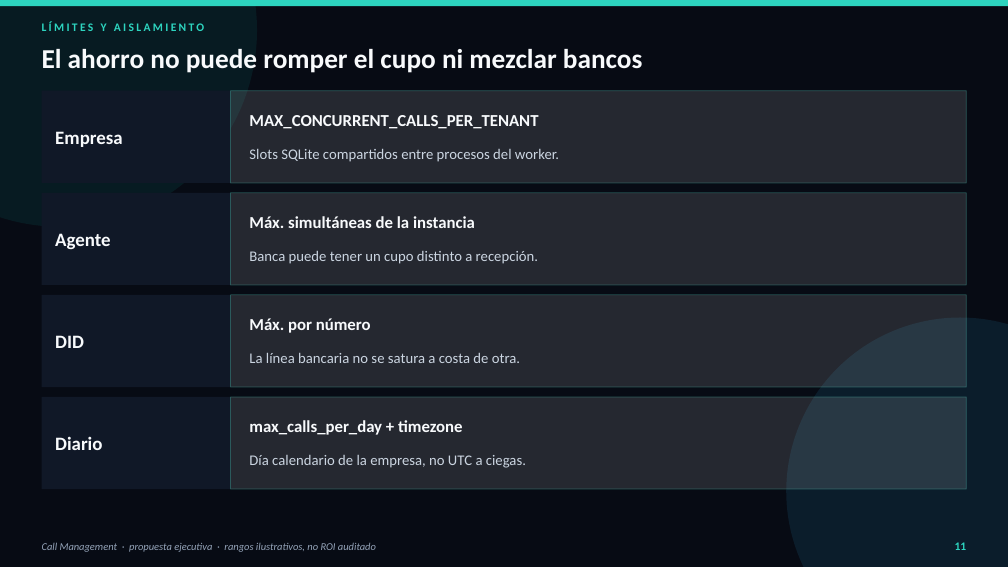
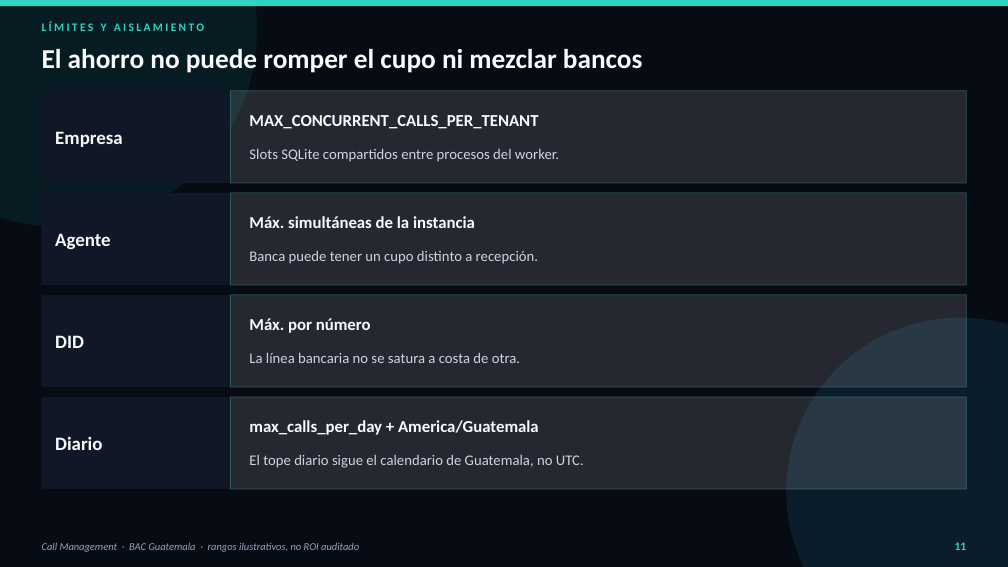
Before and after one commit to Zombie10/CallManagement, a slide deck: slide 11 of docs/Propuesta_Callcenter_Bancario.pptx. Drawn at 1008x567 pixels with LibreOffice and Linux fonts; fonts in the diff are those of the drawing. Boxes give left, top, right and bottom in pixels: in the first picture for what was removed or moved away, otherwise in the second. Text is boxed around its words. In the diff, an @@ line names an element or a change of style, - is before the commit and + after.

Commit message:
docs: retarget executive proposal to BAC Guatemala
HTML and PPTX now address BAC Credomatic Guatemala (Spanish first line,
America/Guatemala calendar, local DID piloto). Cost/benefit ranges stay
illustrative. Tests require BAC + Guatemala in both artifacts.

```diff
--- a/docs/Propuesta_Callcenter_Bancario.pptx
+++ b/docs/Propuesta_Callcenter_Bancario.pptx
@@ text at (x1=249, y1=420, x2=539, y2=435): text changed @@
-max_calls_per_day + timezone
+max_calls_per_day + America/Guatemala
@@ text at (x1=249, y1=455, x2=584, y2=468): text changed @@
-Día calendario de la empresa, no UTC a ciegas.
+El tope diario sigue el calendario de Guatemala, no UTC.
@@ text at (x1=42, y1=542, x2=359, y2=552): text changed @@
-Call Management · propuesta ejecutiva · rangos ilustrativos, no ROI auditado
+Call Management · BAC Guatemala · rangos ilustrativos, no ROI auditado
```
Also in this commit, not shown: 11 other slides changed, 4 other files.
